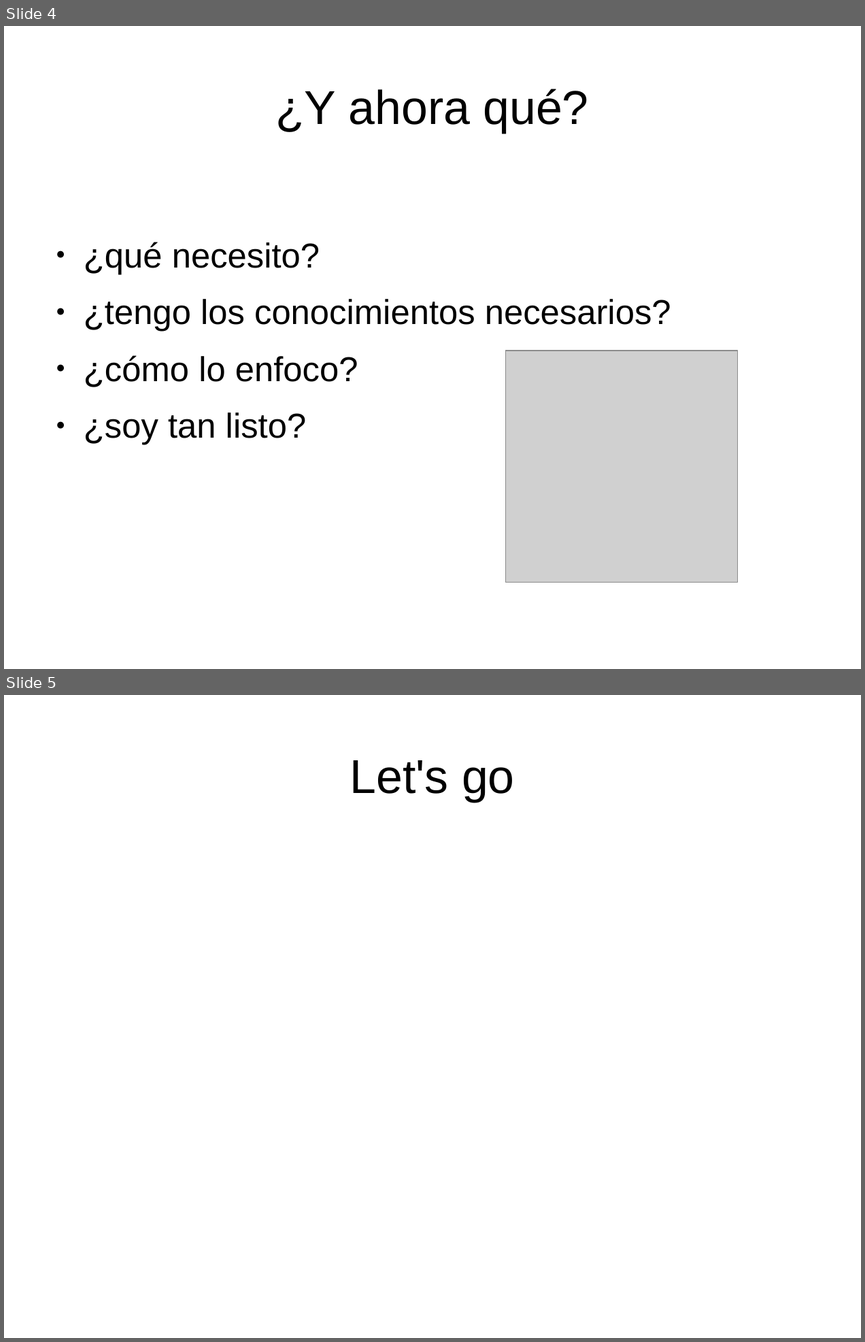
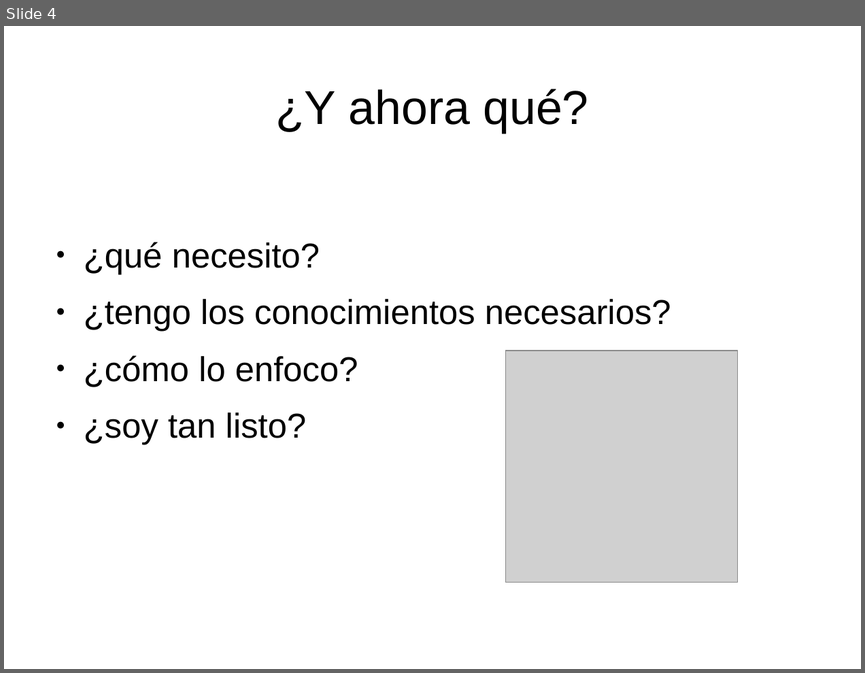
Before and after one commit to pgdoval/motor_videojuegos_js, a slide deck: doc/motor.odp. Shown one above the other, each under a label of ours: slides 4 and 5 before the commit, slide 4 after it. The pictures are 865x1342 and 865x673 pixels, drawn with LibreOffice and Linux fonts; fonts in the diff are those of the drawing; grey boxes stand for pictures. Boxes give left, top, right and bottom in pixels: in the first picture for what was removed or moved away, otherwise in the second. Text is boxed around its words. In the diff, an @@ line names an element or a change of style, - is before the commit and + after.

```diff
--- a/doc/motor.odp
+++ b/doc/motor.odp
@@ slide 5 removed at (x1=4, y1=695, x2=861, y2=1338), background #FFFFFF @@
@@ title removed at (x1=350, y1=760, x2=515, y2=802) @@
-Let's go
```
Also in this commit, not shown: 5 slides changed, 3 slides added, 1 other slide removed, 6 other files.
